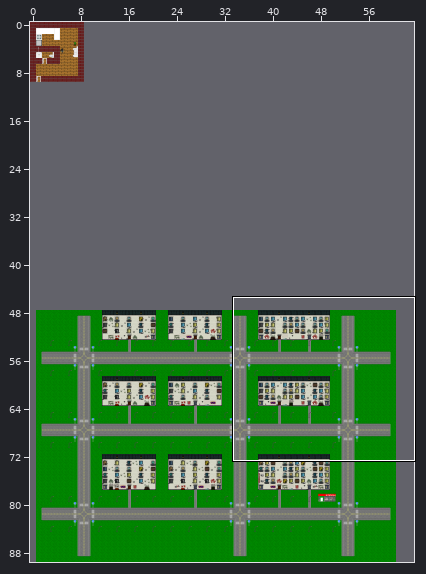
Tiled map, stored at assets/maps/OLOLO.tmx. The picture above shows the old version from afar; the outline marks the close-up.
Close-up. The starting point:
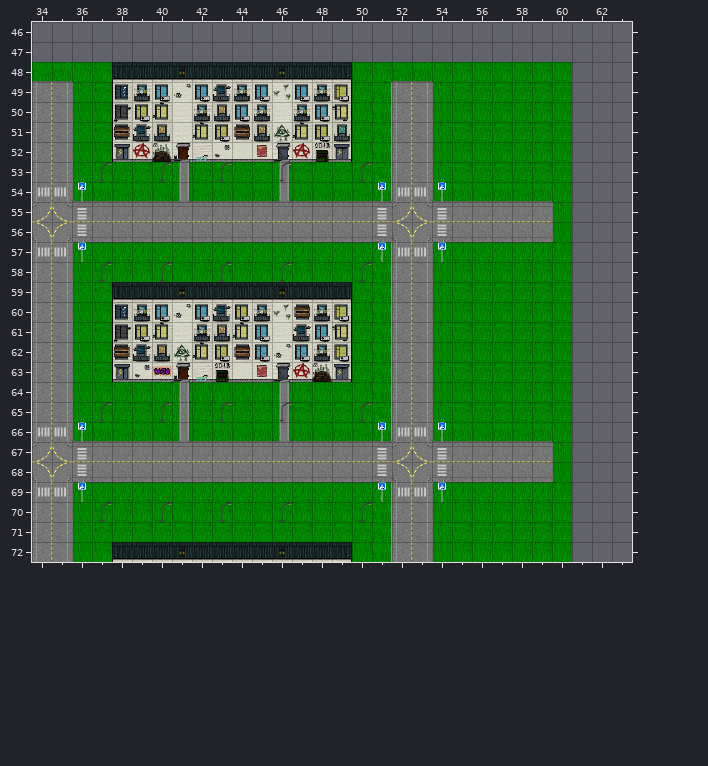
Cells are 32x32 px. Shown: x 34..63, y 46..72. The commit also changed other parts of the map, which this record leaves out.
New version:
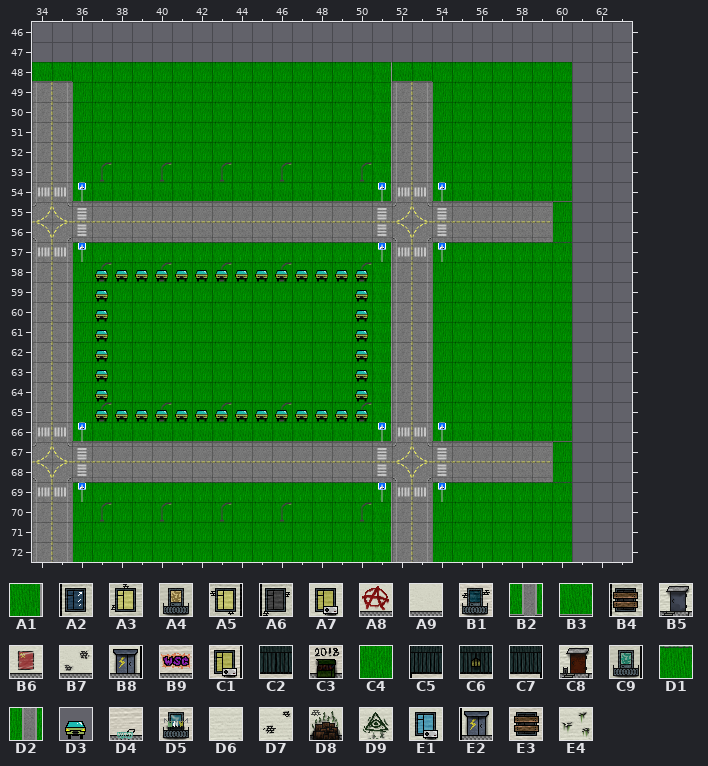
Key: from "Tileset": A1 3, A2 11, A3 13, A4 14, A5 15, A6 43, A7 44, A8 46, A9 47, B1 49, B2 64, B3 65, B4 75, B5 76, B6 77, B7 78, B8 79, B9 80, C1 81, C2 108, C3 111, C4 130, C5 139, C6 140, C7 141, C8 143, C9 145, D1 160, D2 162 flipped left-right, D3 172, D4 176, D5 177, D6 204, D7 205, D8 209, D9 235, E1 236, E2 238, E3 239, E4 240.
__ is an empty cell, .. an unchanged one.
Tiles of an added or newly shown layer are drawn over the layers below it.
Edits made:
--- layer "floor"
@@ x 51..51 @@
-48 C4
+48 A1
@@ x 41..60 @@
-53 D2 .. .. .. .. D2 .. .. .. .. .. .. .. .. .. .. .. .. .. ..
-54 B2 .. .. .. .. B2 .. .. .. .. .. .. .. .. .. .. .. .. .. C4
+53 C4 .. .. .. .. C4 .. .. .. .. .. .. .. .. .. .. .. .. .. ..
+54 B3 .. .. .. .. B3 .. .. .. .. .. .. .. .. .. .. .. .. .. B3
@@ x 60..60 @@
-57 C4
+57 D1
@@ x 41..60 @@
-64 D2 D1 D1 D1 D1 D2 .. .. .. .. .. .. .. .. .. .. .. .. .. ..
-65 D2 .. .. .. .. D2 .. .. .. .. .. .. .. .. .. .. .. .. .. ..
-66 B2 .. .. .. .. B2 .. .. .. .. .. .. .. .. .. .. .. .. .. C4
+64 C4 C4 C4 C4 C4 C4 .. .. .. .. .. .. .. .. .. .. .. .. .. ..
+65 C4 .. .. .. .. C4 .. .. .. .. .. .. .. .. .. .. .. .. .. ..
+66 B3 .. .. .. .. B3 .. .. .. .. .. .. .. .. .. .. .. .. .. B3
@@ x 60..60 @@
-69 C4
+69 D1
--- layer "wall"
@@ x 38..49 @@
-48 C5 C2 C2 C6 C2 C2 C2 C2 C6 C2 C2 C7
-49 A2 D5 E1 D7 E1 B1 D5 E1 E4 E1 D5 C1
-50 A6 A7 A3 D6 D5 A4 E1 D5 D6 D5 E1 A5
-51 B4 B1 A4 D6 A3 A7 E3 A4 D9 A3 A7 C9
-52 E2 A8 D8 C8 D4 B7 A9 B6 B5 A8 C3 B8
+48 __ __ __ __ __ __ __ __ __ __ __ __
+49 __ __ __ __ __ __ __ __ __ __ __ __
+50 __ __ __ __ __ __ __ __ __ __ __ __
+51 __ __ __ __ __ __ __ __ __ __ __ __
+52 __ __ __ __ __ __ __ __ __ __ __ __
@@ x 38..49 @@
-59 C5 C2 C2 C6 C2 C2 C2 C2 C6 C2 C2 C7
-60 A2 D5 E1 D7 E1 B1 A7 D5 E4 E3 D5 C1
-61 A6 A7 A3 D6 D5 A4 A3 E1 D6 B1 E1 A5
-62 B4 B1 A4 D9 A3 A7 E3 E1 D7 E1 D5 C1
-63 E2 B7 B9 C8 D4 C3 A9 B6 B5 A8 D8 B8
+59 __ __ __ __ __ __ __ __ __ __ __ __
+60 __ __ __ __ __ __ __ __ __ __ __ __
+61 __ __ __ __ __ __ __ __ __ __ __ __
+62 __ __ __ __ __ __ __ __ __ __ __ __
+63 __ __ __ __ __ __ __ __ __ __ __ __
@@ x 38..49 @@
-72 C5 C2 C2 C6 C2 C2 C2 C2 C6 C2 C2 C7
+72 __ __ __ __ __ __ __ __ __ __ __ __
--- layer "wall_aaa" (added)
@@ x 37..50 @@
-58 __ __ __ __ __ __ __ __ __ __ __ __ __ __
-59 __ .. .. .. .. .. .. .. .. .. .. .. .. __
-60 __ .. .. .. .. .. .. .. .. .. .. .. .. __
-61 __ .. .. .. .. .. .. .. .. .. .. .. .. __
-62 __ .. .. .. .. .. .. .. .. .. .. .. .. __
-63 __ .. .. .. .. .. .. .. .. .. .. .. .. __
-64 __ .. .. .. .. .. .. .. .. .. .. .. .. __
-65 __ __ __ __ __ __ __ __ __ __ __ __ __ __
+58 D3 D3 D3 D3 D3 D3 D3 D3 D3 D3 D3 D3 D3 D3
+59 D3 .. .. .. .. .. .. .. .. .. .. .. .. D3
+60 D3 .. .. .. .. .. .. .. .. .. .. .. .. D3
+61 D3 .. .. .. .. .. .. .. .. .. .. .. .. D3
+62 D3 .. .. .. .. .. .. .. .. .. .. .. .. D3
+63 D3 .. .. .. .. .. .. .. .. .. .. .. .. D3
+64 D3 .. .. .. .. .. .. .. .. .. .. .. .. D3
+65 D3 D3 D3 D3 D3 D3 D3 D3 D3 D3 D3 D3 D3 D3
Where, in picture pixels (left, top, right, bottom), the same in both close-ups:
changed: (112, 62, 352, 202)
changed: (372, 62, 392, 82)
changed: (552, 182, 572, 202)
changed: (552, 242, 572, 262)
changed: (95, 270, 368, 442)
changed: (552, 422, 572, 442)
changed: (552, 482, 572, 502)
removed: (112, 542, 352, 562)
